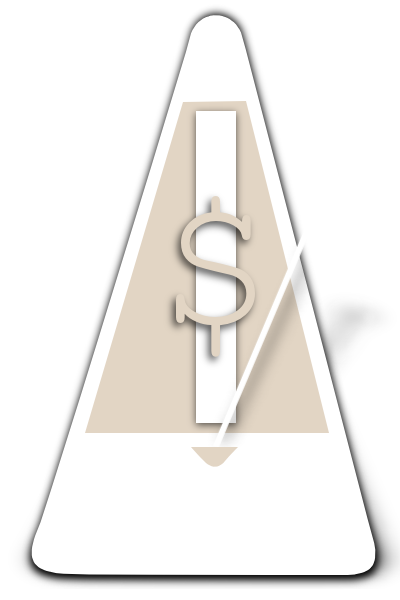
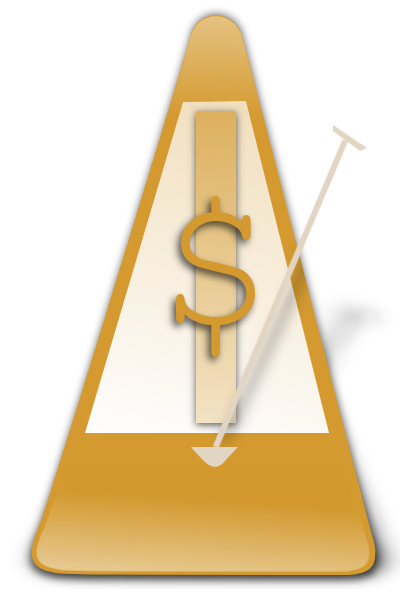
Before/after of a w=400, h=600 layered artwork. What changed in the layer stack:
painted on "$" over <box>176,196,255,357</box>
painted on "pendulum" over <box>212,125,367,447</box>
painted on "dial" over <box>196,111,236,423</box>
painted on "face" over <box>85,101,329,433</box>
added layer "body top" above "body copy" over <box>120,16,303,269</box>
added layer "body copy" above "body" over <box>35,465,371,573</box>
painted on "body" over <box>31,15,376,575</box>
"slight shadow": opacity 100% → 52% over <box>22,6,385,587</box>
